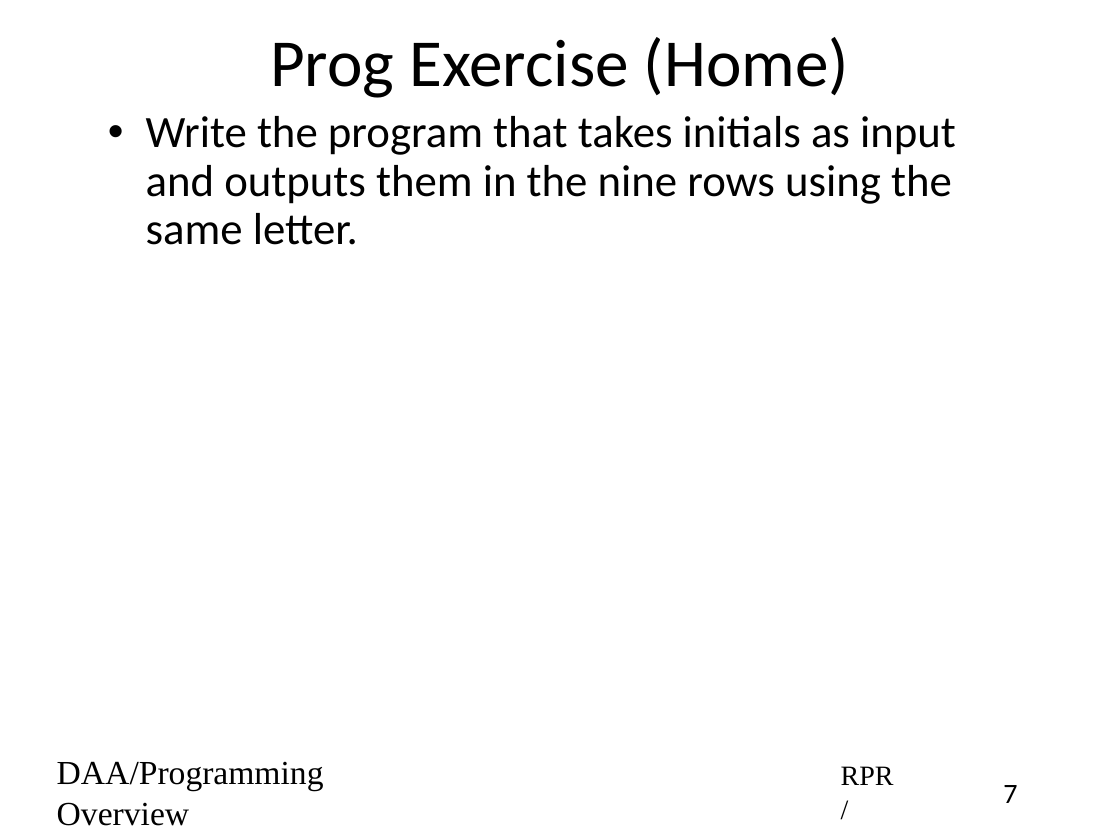
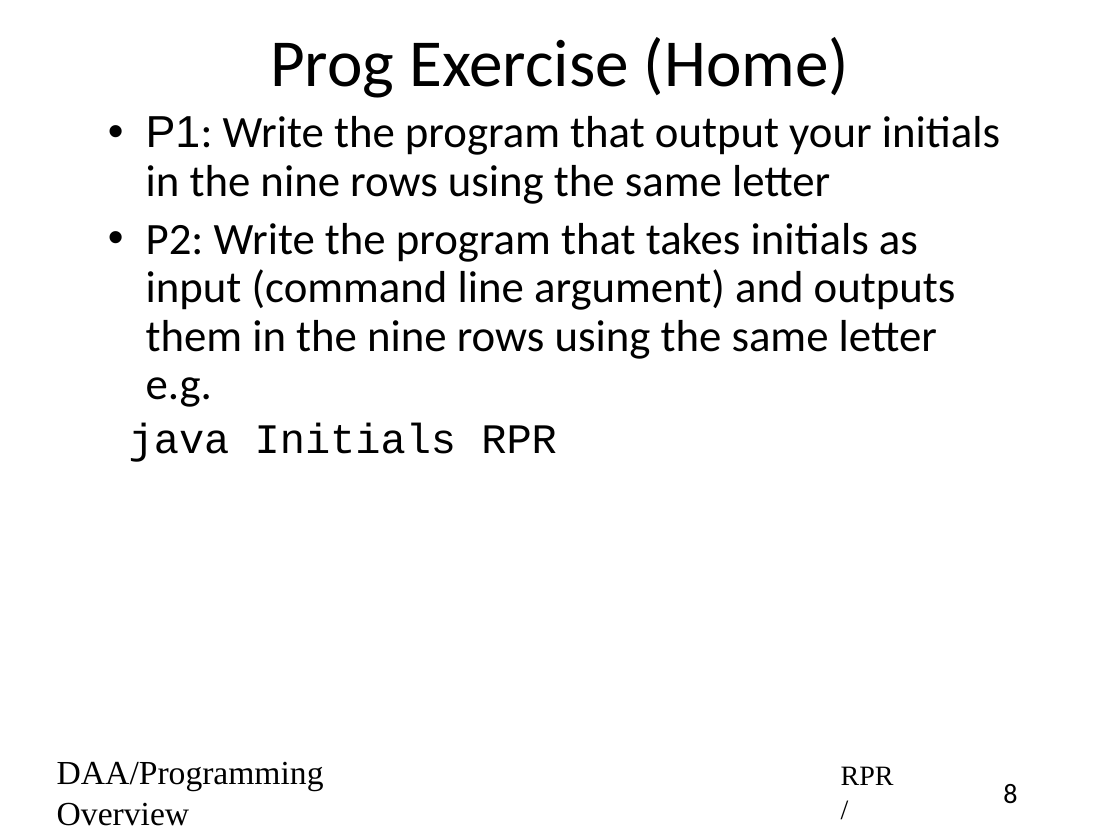
Before and after one commit to rprustagi/2019-17CS43-DAA, a slide deck: slide 8 of Slides-RPR/2019-H1-DAA-L02-ProgOverview.pptx (slide 7 before the commit). Drawn at 1120x840 pixels with LibreOffice and Linux fonts; fonts in the diff are those of the drawing. Boxes give left, top, right and bottom in pixels: in the first picture for what was removed or moved away, otherwise in the second. Text is boxed around its words. In the diff, an @@ line names an element or a change of style, - is before the commit and + after.

```diff
--- a/Slides-RPR/2019-H1-DAA-L02-ProgOverview.pptx
+++ b/Slides-RPR/2019-H1-DAA-L02-ProgOverview.pptx
@@ text at (129, 116, 1000, 462): text changed @@
-• Write the program that takes initials as input and outputs them in the nine rows using the same letter.
+• P1: Write the program that output your initials in the nine rows using the same letter
+• P2: Write the program that takes initials as input (command line argument) and outputs them in the nine rows using the same letter e.g.
+  java Initials RPR
@@ page number at (1003, 784, 1017, 804): text changed @@
-7
+8
```
Also in this commit, not shown: 4 other slides changed, 1 slide added, 14 other files.
